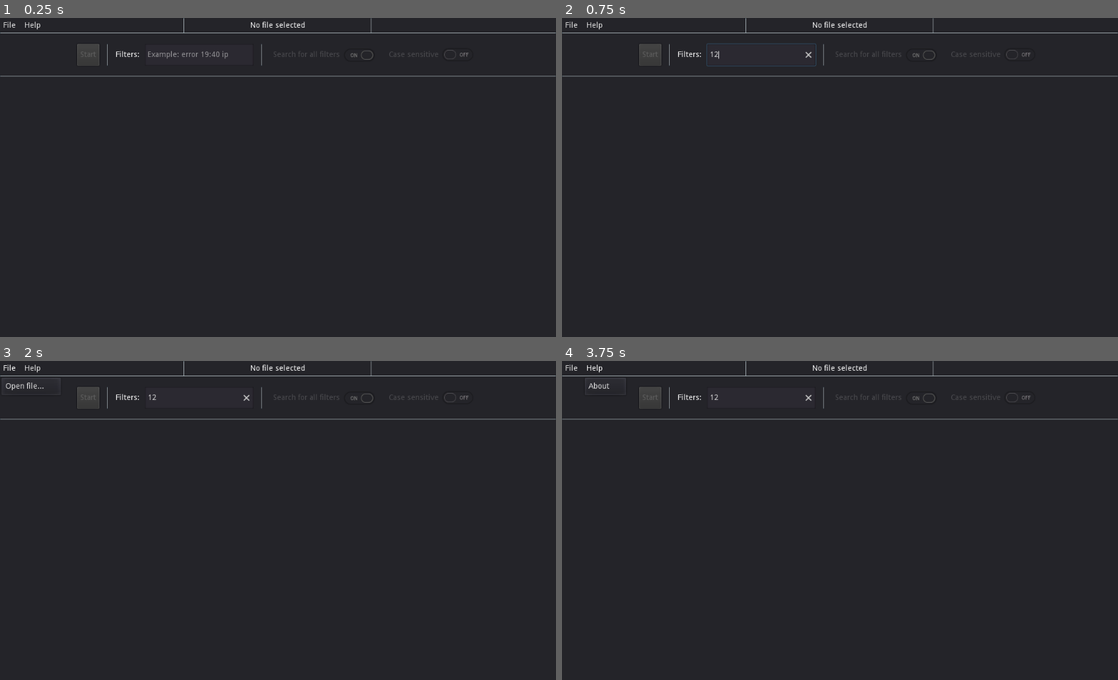
Above: before the commit, frames 1-4 (two rows, left to right).
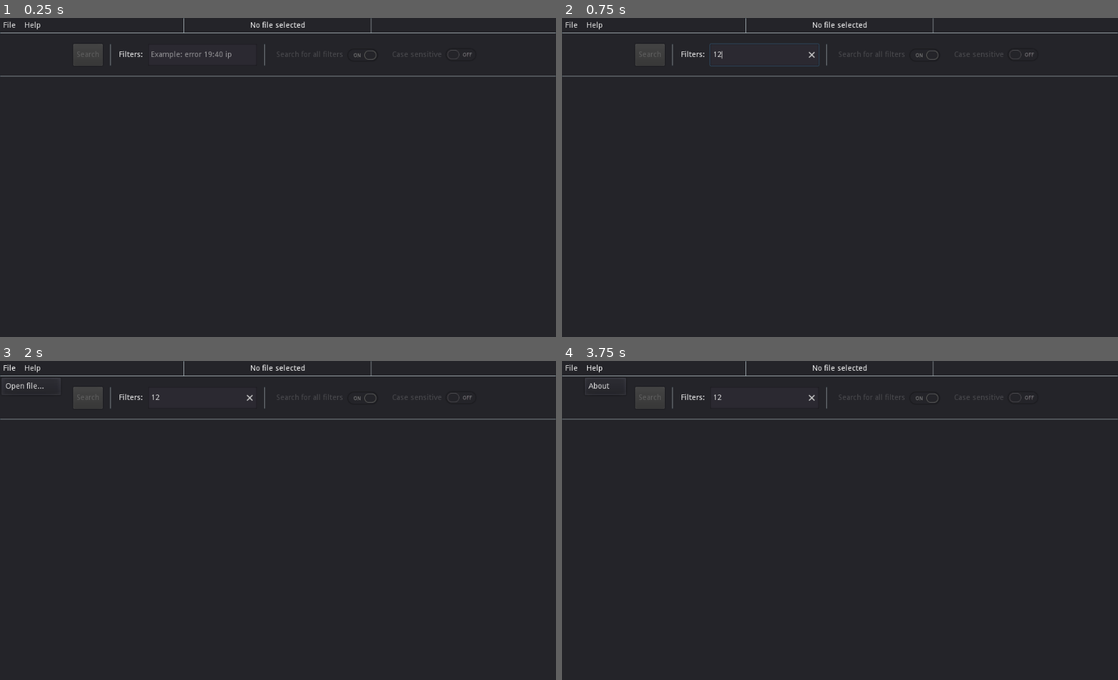
Above: after the commit, the same moments.

Repository: Lyaaaaaaaaaaaaaaa/Logs_Filter_2
Game: Godot game, scene res://src/main.tscn
Two runs of this game, one before a commit and one after it. Both use one fixed random seed, a clock stepped at 60 frames per second and the inputs below.
Inputs (mouse positions are in pixels of both pictures, inside the frame that each line leads up to):
- Up to frame 1 (0.25 s): no input
- Up to frame 2 (0.75 s): click (762, 56) at 0.52 s; type "12" at 0.6 s
- Up to frame 3 (2 s): click "File" at 1.25 s
- Up to frame 4 (3.75 s): click "File" at 2 s; click "File" at 2.75 s; click "Help" at 3.5 s

The runs differ from the first frame. In frame 1, 0.4% of the frame differs, in the area x 13-85%, y 8-16%; in frame 2, 0.4%; in frame 3, 0.3%; in frame 4, 0.3%.

Commit message:
Updated the tool bar scene
- Connected the following shortcuts
  - ui_search to start the search
  - ui_switch_mode to change the Parser's mode
  - ui_switch_case_sensitivity to change the Parser's case sensitivity.
- Added tooltips
- It is now possible to focus on the CenterContainer. This enable the
shortcuts (because they are disabled when the focus is on the LineEdit.

Diff:
--- a/Godot/src/interface/tool_bar.tscn
+++ b/Godot/src/interface/tool_bar.tscn
@@ -1,6 +1,29 @@
-[gd_scene load_steps=2 format=2]
+[gd_scene load_steps=9 format=2]
 
 [ext_resource path="res://src/interface/tool_bar.gd" type="Script" id=1]
+
+[sub_resource type="InputEventAction" id=2]
+action = "ui_search"
+
+[sub_resource type="ShortCut" id=3]
+shortcut = SubResource( 2 )
+
+[sub_resource type="Theme" id=1]
+CheckButton/icons/normal = null
+CheckButton/styles/FilterCheckButton = null
+CheckButton/styles/normal = null
+
+[sub_resource type="InputEventAction" id=4]
+action = "ui_switch_mode"
+
+[sub_resource type="ShortCut" id=5]
+shortcut = SubResource( 4 )
+
+[sub_resource type="InputEventAction" id=6]
+action = "ui_switch_case_sensitivity"
+
+[sub_resource type="ShortCut" id=7]
+shortcut = SubResource( 6 )
 
 [node name="ToolBar" type="Panel"]
 anchor_right = 1.0
@@ -22,14 +45,15 @@
 [node name="CenterContainer" type="CenterContainer" parent="MarginContainer"]
 margin_right = 1024.0
 margin_bottom = 80.0
+focus_mode = 1
 __meta__ = {
 "_edit_use_anchors_": false
 }
 
 [node name="HBoxContainer" type="HBoxContainer" parent="MarginContainer/CenterContainer"]
-margin_left = 142.0
+margin_left = 135.0
 margin_top = 20.0
-margin_right = 882.0
+margin_right = 888.0
 margin_bottom = 60.0
 custom_constants/separation = 10
 __meta__ = {
@@ -37,56 +61,67 @@
 }
 
 [node name="StartButton" type="Button" parent="MarginContainer/CenterContainer/HBoxContainer"]
-margin_right = 41.0
+margin_right = 54.0
 margin_bottom = 40.0
 grow_horizontal = 2
+hint_tooltip = "Shortcut: ENTER"
 disabled = true
-text = "Start"
+shortcut = SubResource( 3 )
+text = "Search"
 
 [node name="VSeparator" type="VSeparator" parent="MarginContainer/CenterContainer/HBoxContainer"]
-margin_left = 51.0
-margin_right = 61.0
+margin_left = 64.0
+margin_right = 74.0
 margin_bottom = 40.0
 custom_constants/separation = 10
 
 [node name="Label" type="Label" parent="MarginContainer/CenterContainer/HBoxContainer"]
-margin_left = 71.0
+margin_left = 84.0
 margin_top = 13.0
-margin_right = 115.0
+margin_right = 128.0
 margin_bottom = 27.0
 text = "Filters:"
 
 [node name="LineEdit" type="LineEdit" parent="MarginContainer/CenterContainer/HBoxContainer"]
-margin_left = 125.0
-margin_right = 325.0
+margin_left = 138.0
+margin_right = 338.0
 margin_bottom = 40.0
 rect_min_size = Vector2( 200, 0 )
+hint_tooltip = "Type the words your are looking for here."
 expand_to_text_length = true
 clear_button_enabled = true
 placeholder_text = "Example: error 19:40 ip"
 caret_blink = true
 
 [node name="VSeparator2" type="VSeparator" parent="MarginContainer/CenterContainer/HBoxContainer"]
-margin_left = 335.0
-margin_right = 345.0
+margin_left = 348.0
+margin_right = 358.0
 margin_bottom = 40.0
 custom_constants/separation = 10
 
 [node name="SwitchModeButton" type="CheckButton" parent="MarginContainer/CenterContainer/HBoxContainer"]
-margin_left = 355.0
-margin_right = 558.0
+margin_left = 368.0
+margin_right = 571.0
 margin_bottom = 40.0
+hint_tooltip = "Set to ON the software will only display the lines where all your filters appear.
+Set to OFF the software will display the lines where at least one of your filters appear.
+Shortcut: M"
 mouse_default_cursor_shape = 2
+theme = SubResource( 1 )
 disabled = true
 pressed = true
+shortcut = SubResource( 5 )
 text = "Search for all filters"
 
 [node name="SwitchCaseSensitiveButton" type="CheckButton" parent="MarginContainer/CenterContainer/HBoxContainer"]
-margin_left = 568.0
-margin_right = 740.0
+margin_left = 581.0
+margin_right = 753.0
 margin_bottom = 40.0
+hint_tooltip = "Shortcut: C"
 disabled = true
+shortcut = SubResource( 7 )
 text = "Case sensitive"
+
 [connection signal="pressed" from="MarginContainer/CenterContainer/HBoxContainer/StartButton" to="." method="_on_StartButton_pressed"]
 [connection signal="pressed" from="MarginContainer/CenterContainer/HBoxContainer/SwitchModeButton" to="." method="_on_SwitchModeButton_pressed"]
 [connection signal="pressed" from="MarginContainer/CenterContainer/HBoxContainer/SwitchCaseSensitiveButton" to="." method="_on_SwitchCaseSensitiveButton_pressed"]
